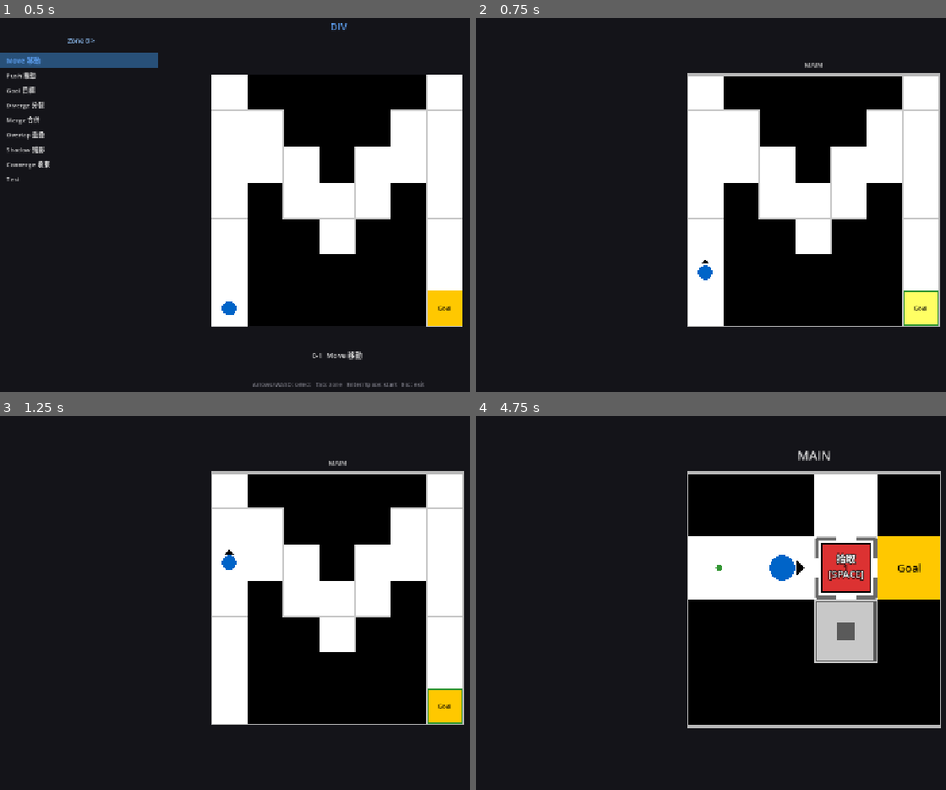
Above: before the commit, frames 1-4 (two rows, left to right).
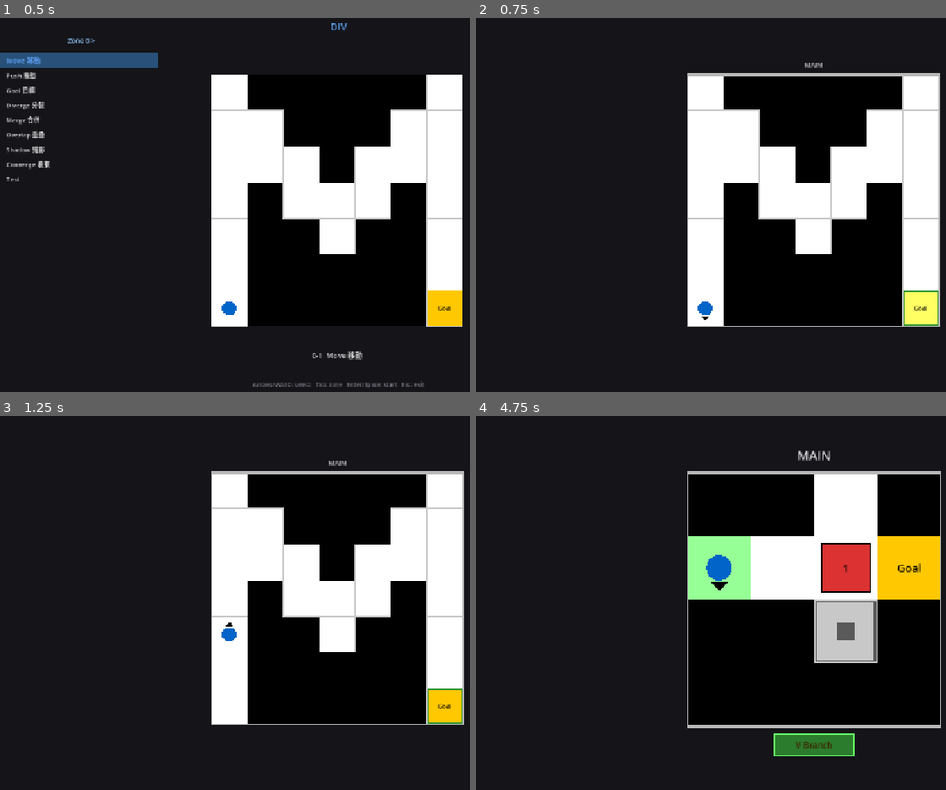
Above: after the commit, the same moments.

Repository: Periodev/DIV
Game: Godot game, scene res://scenes/main.tscn
Same seed, same stepped clock (60 frames per second), same inputs: the game is played once before the commit and once after it.
Inputs:
- Up to frame 1 (0.5 s): no input
- Up to frame 2 (0.75 s): tap Enter at 0.5 s; hold W from 0.53 s (still down); tap R at 0.6 s
- Up to frame 3 (1.25 s): keep holding W; tap Space at 0.77, 1.07 s; tap Z at 0.8 s
- Up to frame 4 (4.75 s): tap Z at 1.35, 3.05, 3.6 s; tap Space at 1.52, 1.55, 1.82, 2.1, 3.02, 3.32, 3.5, 3.77, 3.8, 4.07, 4.52 s; release W at 2.03 s; hold A 2.03-3.53 s; tap R at 2.3, 2.85, 4.55 s; hold S 3.53-4.28 s; tap Escape at 4.15 s; hold D from 4.28 s (still down); tap C at 4.35 s

Frame 1 is identical in both runs. In frame 2, 0.2% of the frame differs, in the area x 47-51%, y 64-81%; in frame 3, 0.2%; in frame 4, 4.4%, in the area x 45-86%, y 32-91%.

Commit message:
Fix victory overlay persistence and end-screen input handling

Diff:
--- a/godot/scripts/GameScene.gd
+++ b/godot/scripts/GameScene.gd
@@ -36,8 +36,14 @@
 var peek_floor_active: bool = false
 
 # Held-key movement (mirrors Python game_window.py on_update + move_cooldown)
-const MOVE_REPEAT_DELAY := 0.10  # seconds between repeats (~6 frames @ 60 fps)
+const MOVE_REPEAT_DELAY := 0.20  # seconds between repeats (~6 frames @ 60 fps)
 var _move_cooldown: float = 0.0
+const DEBUG_VICTORY := true
+
+
+func _vlog(msg: String) -> void:
+	if DEBUG_VICTORY:
+		print("[VictoryDebug] %s" % msg)
 
 
 # ---------------------------------------------------------------------------
@@ -149,19 +155,24 @@
 	if controller.collapsed or controller.victory:
 		if event is InputEventKey:
 			var end_key := event as InputEventKey
-			if end_key.pressed:
-				match end_key.keycode:
-					KEY_R:
-						controller.reset()
-						_full_refresh()
-					KEY_Z:
-						controller.undo()
-						_full_refresh()
-					KEY_SPACE, KEY_ESCAPE:
-						var gd = _get_game_data()
-						if gd != null:
-							gd.selected_level_idx = current_level_idx
-						get_tree().change_scene_to_file("res://scenes/level_select.tscn")
+			# Guard against key-repeat from the same key that caused win/lose.
+			if not end_key.pressed or end_key.echo:
+				return
+			# End-screen hotkeys are only valid when the overlay is actually shown.
+			if not overlay_label.visible:
+				return
+			match end_key.keycode:
+				KEY_R:
+					controller.reset()
+					_full_refresh()
+				KEY_Z:
+					controller.undo()
+					_full_refresh()
+				KEY_SPACE, KEY_ESCAPE:
+					var gd = _get_game_data()
+					if gd != null:
+						gd.selected_level_idx = current_level_idx
+					get_tree().change_scene_to_file("res://scenes/level_select.tscn")
 		return
 
 	if not (event is InputEventKey):
@@ -257,13 +268,20 @@
 # ---------------------------------------------------------------------------
 
 func _on_state_changed() -> void:
+	_vlog("state_changed(before): collapsed=%s victory=%s branched=%s overlay=%s" % [
+		controller.collapsed, controller.victory, controller.has_branched, overlay_label.visible
+	])
 	controller.update_physics()
 	controller.check_victory()
+	_vlog("state_changed(after): collapsed=%s victory=%s branched=%s overlay=%s" % [
+		controller.collapsed, controller.victory, controller.has_branched, overlay_label.visible
+	])
 	_apply_frame_spec()
 	_update_ui()
 
 
 func _on_victory() -> void:
+	_vlog("_on_victory fired")
 	var level_dict: Dictionary = all_levels[current_level_idx] \
 		if current_level_idx >= 0 and current_level_idx < all_levels.size() else {}
 	var level_id: String = str(level_dict.get("id", ""))
@@ -282,8 +300,12 @@
 
 
 func _full_refresh() -> void:
-	overlay_backdrop.visible = false
-	overlay_label.visible = false
+	var should_hide_overlay := controller == null or (not controller.victory and not controller.collapsed)
+	if should_hide_overlay:
+		overlay_backdrop.visible = false
+		overlay_label.visible = false
+	else:
+		_vlog("_full_refresh called in end-state; keep overlay visible")
 	_apply_frame_spec()
 	_update_ui()
 
